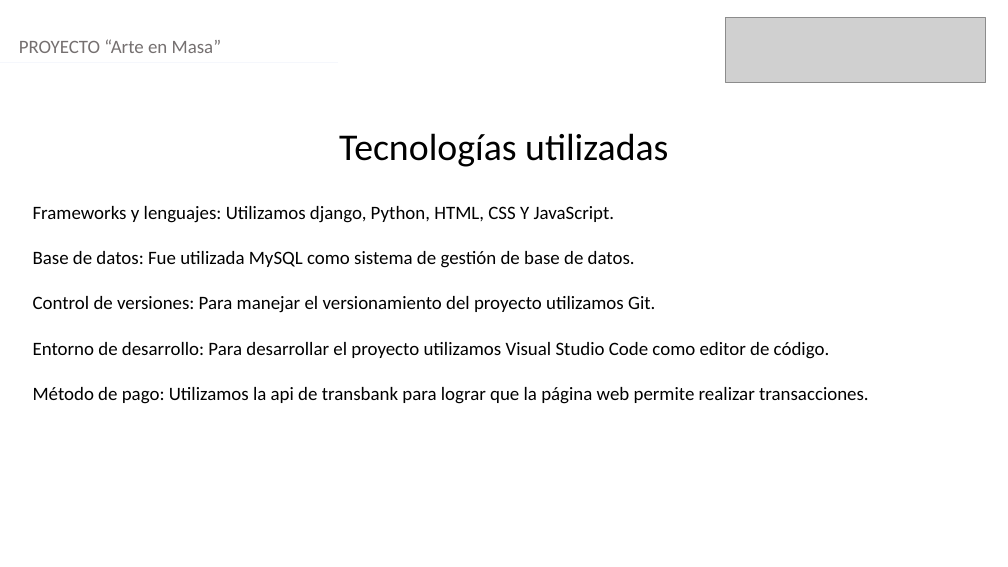
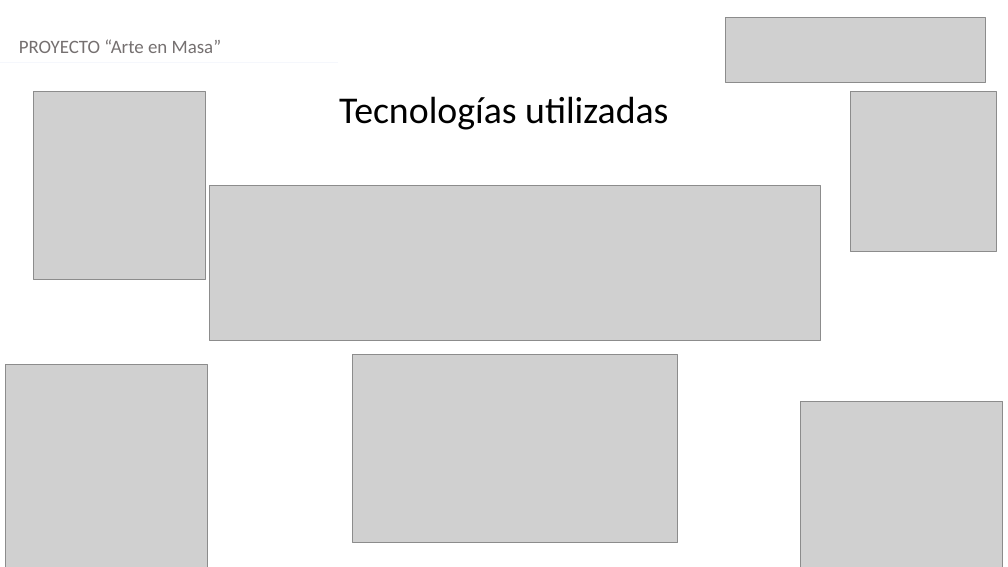
Before and after one commit to Tizz27/2024_2_Po_03D_Capstone_Grupo_4, a slide deck: slide 10 of Fase 2/Evidencias proyecto/Presentacion Final Arte en Masa.pptx. Drawn at 1008x567 pixels with LibreOffice and Linux fonts; fonts in the diff are those of the drawing; grey boxes stand for pictures. Boxes give left, top, right and bottom in pixels: in the first picture for what was removed or moved away, otherwise in the second. Text is boxed around its words. In the diff, an @@ line names an element or a change of style, - is before the commit and + after.

```diff
--- a/Fase 2/Evidencias proyecto/Presentacion Final Arte en Masa.pptx
+++ b/Fase 2/Evidencias proyecto/Presentacion Final Arte en Masa.pptx
@@ text "Tecnologías utilizadas": place and size @@
-text "Tecnologías utilizadas" at box(339, 133, 668, 167)
+text "Tecnologías utilizadas" at box(339, 96, 668, 130)
@@ picture added at box(33, 91, 205, 280) @@
@@ picture added at box(851, 91, 997, 251) @@
@@ text removed at box(33, 206, 869, 404) @@
-Frameworks y lenguajes: Utilizamos django, Python, HTML, CSS Y JavaScript.
-Base de datos: Fue utilizada MySQL como sistema de gestión de base de datos.
-Control de versiones: Para manejar el versionamiento del proyecto utilizamos Git.
-Entorno de desarrollo: Para desarrollar el proyecto utilizamos Visual Studio Code como editor de código.
-Método de pago: Utilizamos la api de transbank para lograr que la página web permite realizar transacciones.
@@ picture added at box(209, 186, 821, 341) @@
@@ picture added at box(352, 355, 678, 543) @@
@@ picture added at box(5, 365, 207, 567) @@
@@ picture added at box(801, 401, 1003, 567) @@
```
Also in this commit, not shown: 6 other slides changed, 6 other files.
